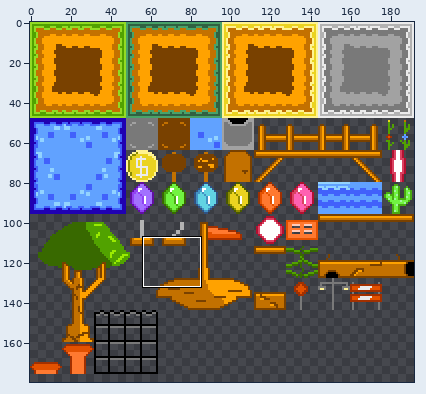
One commit to this sprite sheet: sprites/ppc_tileset.png. The picture above shows the old version from afar; the outline marks the close-up.
Close-up. Old version:
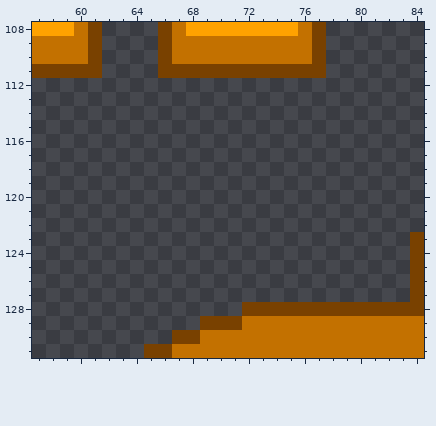
The file is 192x192 pixels. Colours within 5 levels of each other are drawn and written as one. Shown: x 57..84, y 108..131. The wide view leaves out empty margins.
After the commit:
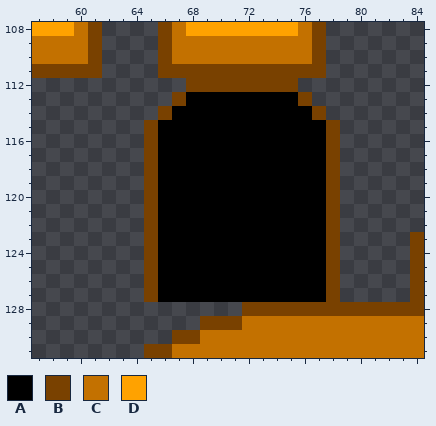
Palette (. is transparent): A #000000  B #794100  C #c37100  D #ffa200
The edit:
y 112: x 68..75 ........ -> BBBBBBBB
y 113: x 67..76 .......... -> BAAAAAAAAB
y 114: x 66..77 ............ -> BAAAAAAAAAAB
y 115..127: x 65..78 .............. -> BAAAAAAAAAAAAB
